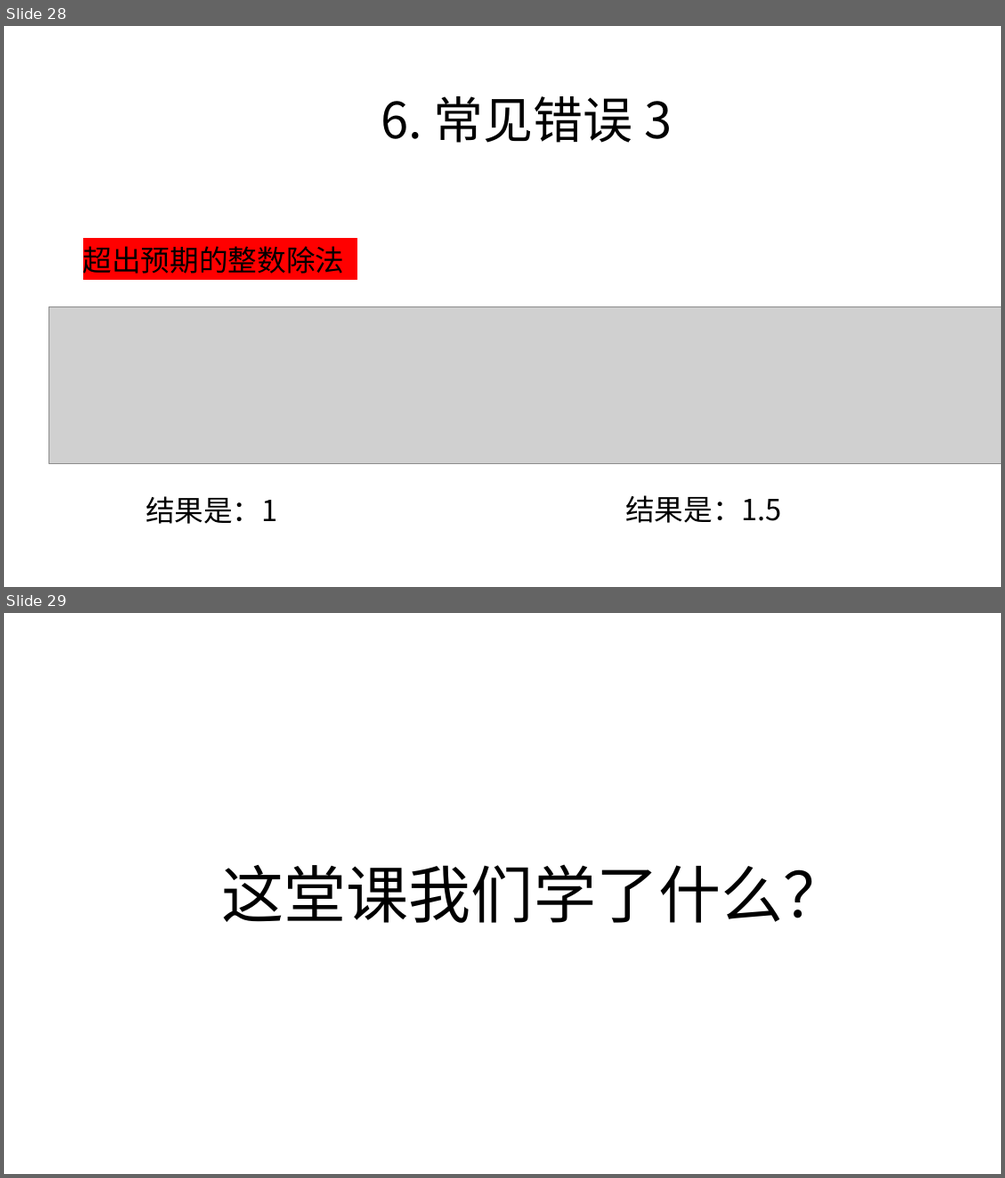
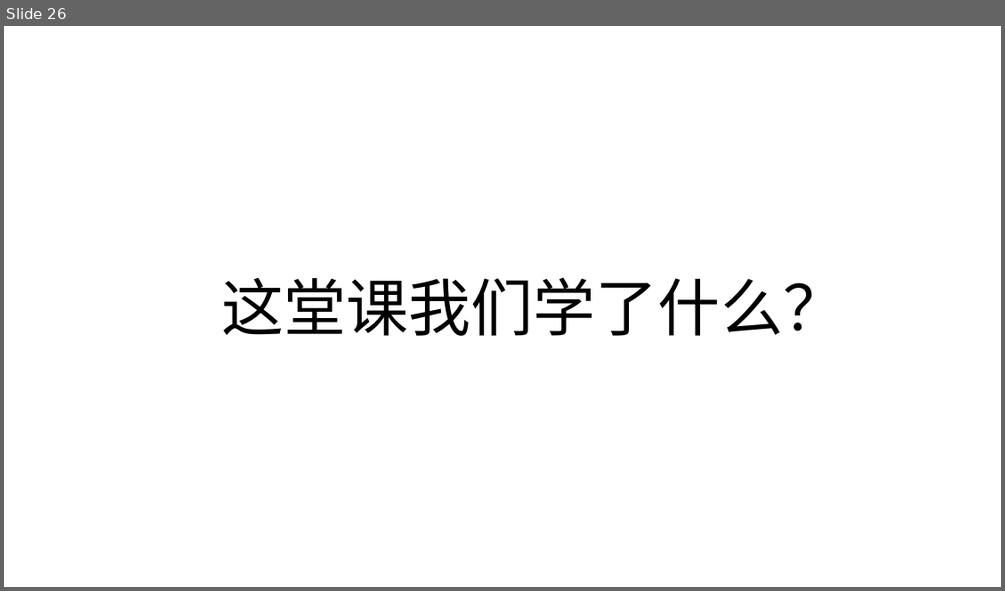
Before and after one commit to zjyesir/hmc_java_1, a slide deck: ppt/2.3 方法.pptx. Shown one above the other, each under a label of ours: slides 28 and 29 before the commit, slide 26 after it. The pictures are 1005x1178 and 1005x591 pixels, drawn with LibreOffice and Linux fonts; fonts in the diff are those of the drawing; grey boxes stand for pictures; background and template pictures are left out. Boxes give left, top, right and bottom in pixels: in the first picture for what was removed or moved away, otherwise in the second. Text is boxed around its words. In the diff, an @@ line names an element or a change of style, - is before the commit and + after.

```diff
--- a/ppt/2.3 方法.pptx
+++ b/ppt/2.3 方法.pptx
@@ slide 28 removed at <box>4,26,1001,587</box>, background picture (left out) @@
@@ text removed at <box>380,96,672,143</box> @@
-6. 常见错误 3
@@ text removed at <box>83,246,345,273</box> @@
-超出预期的整数除法
@@ picture removed at <box>49,306,1001,464</box> @@
@@ text removed at <box>146,496,278,524</box> @@
-结果是：1
@@ text removed at <box>625,495,782,523</box> @@
-结果是：1.5
@@ what was slide 29 is now slide 26 @@
```
Also in this commit, not shown: 2 slides changed, 11 slides added, 13 other slides removed, 2 other files.
